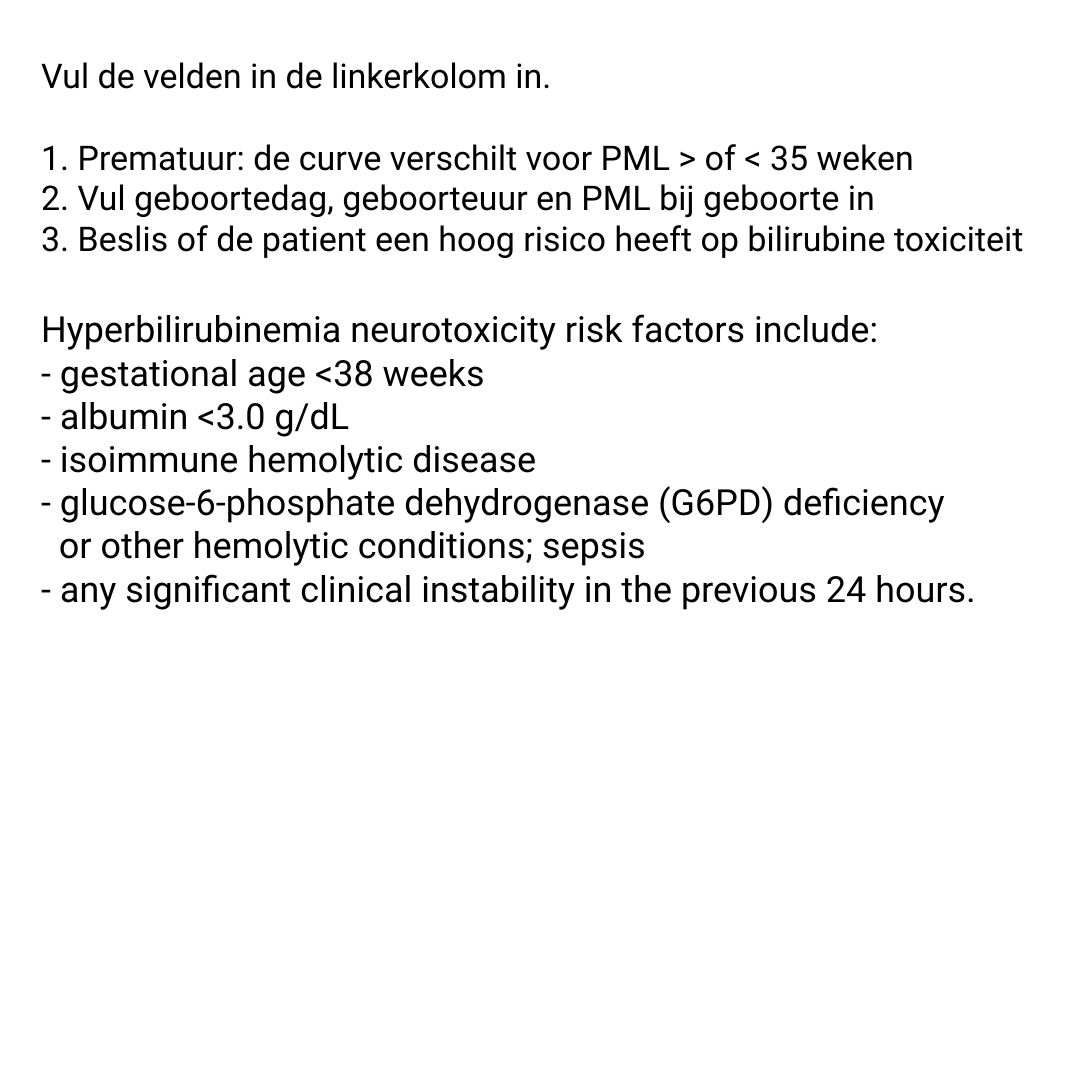
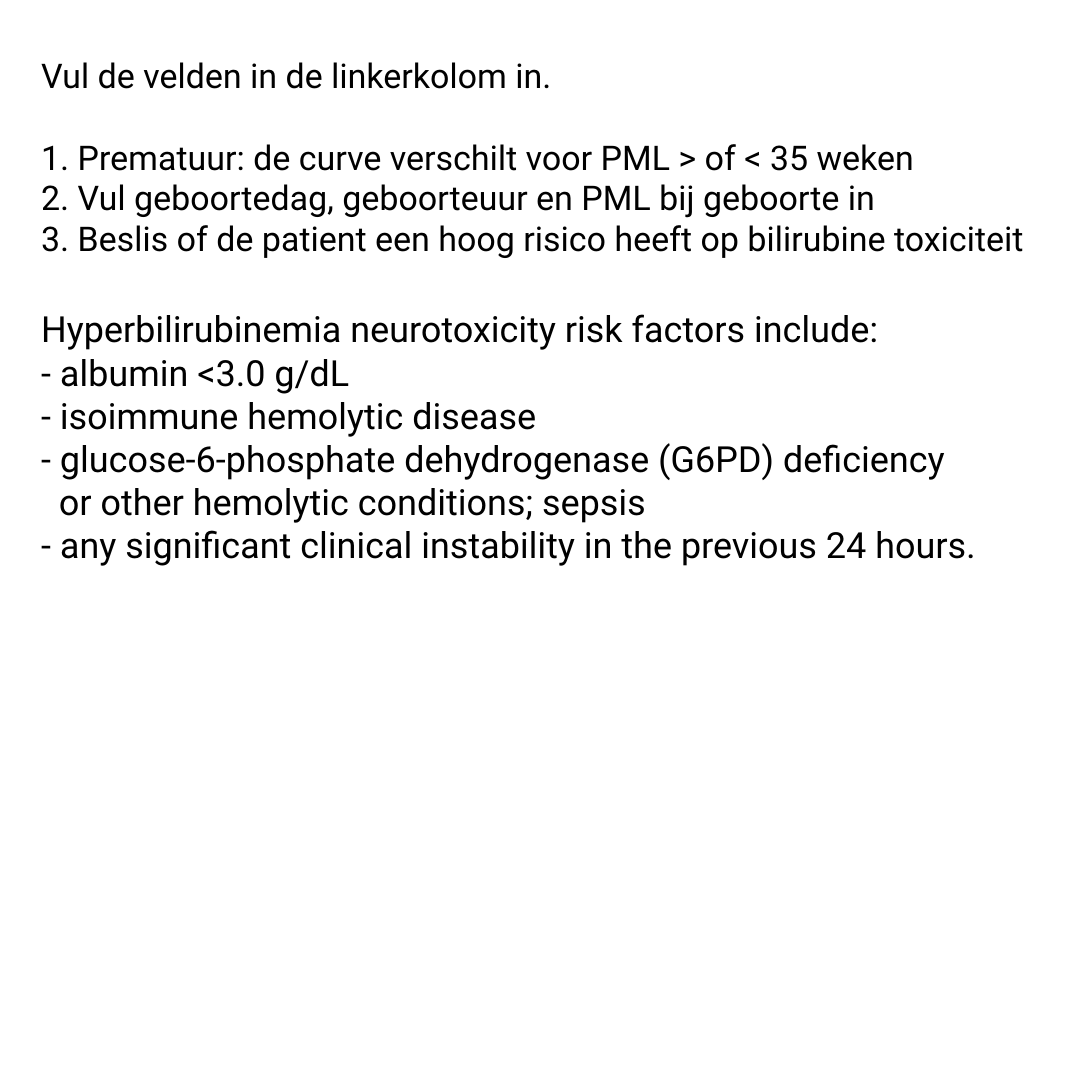
Layered file, before and after one edit (1080x1080). Changes by layer:
painted on "Vul de velden in de linkerkolom" over [41, 359, 973, 610]
